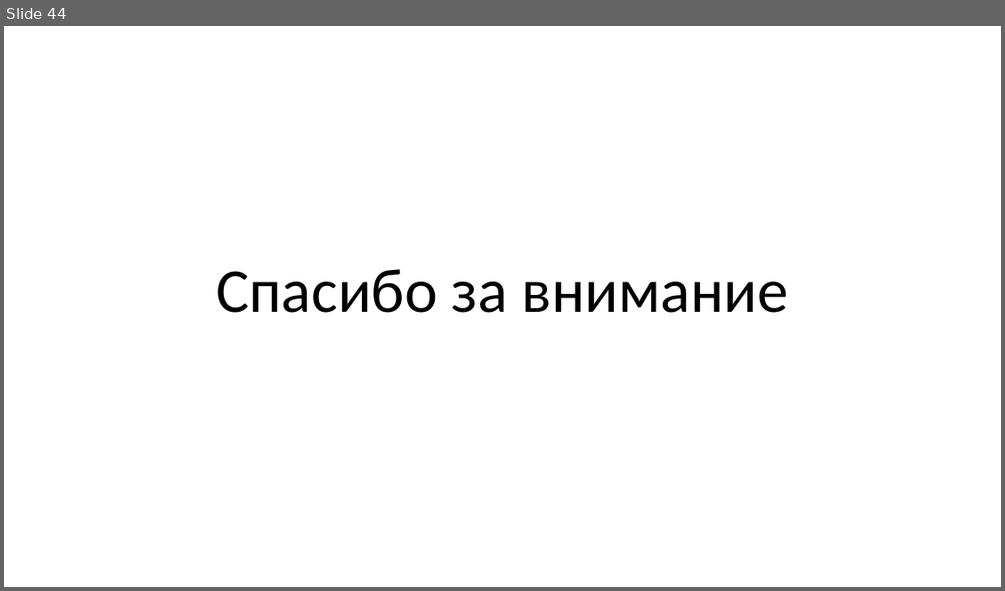
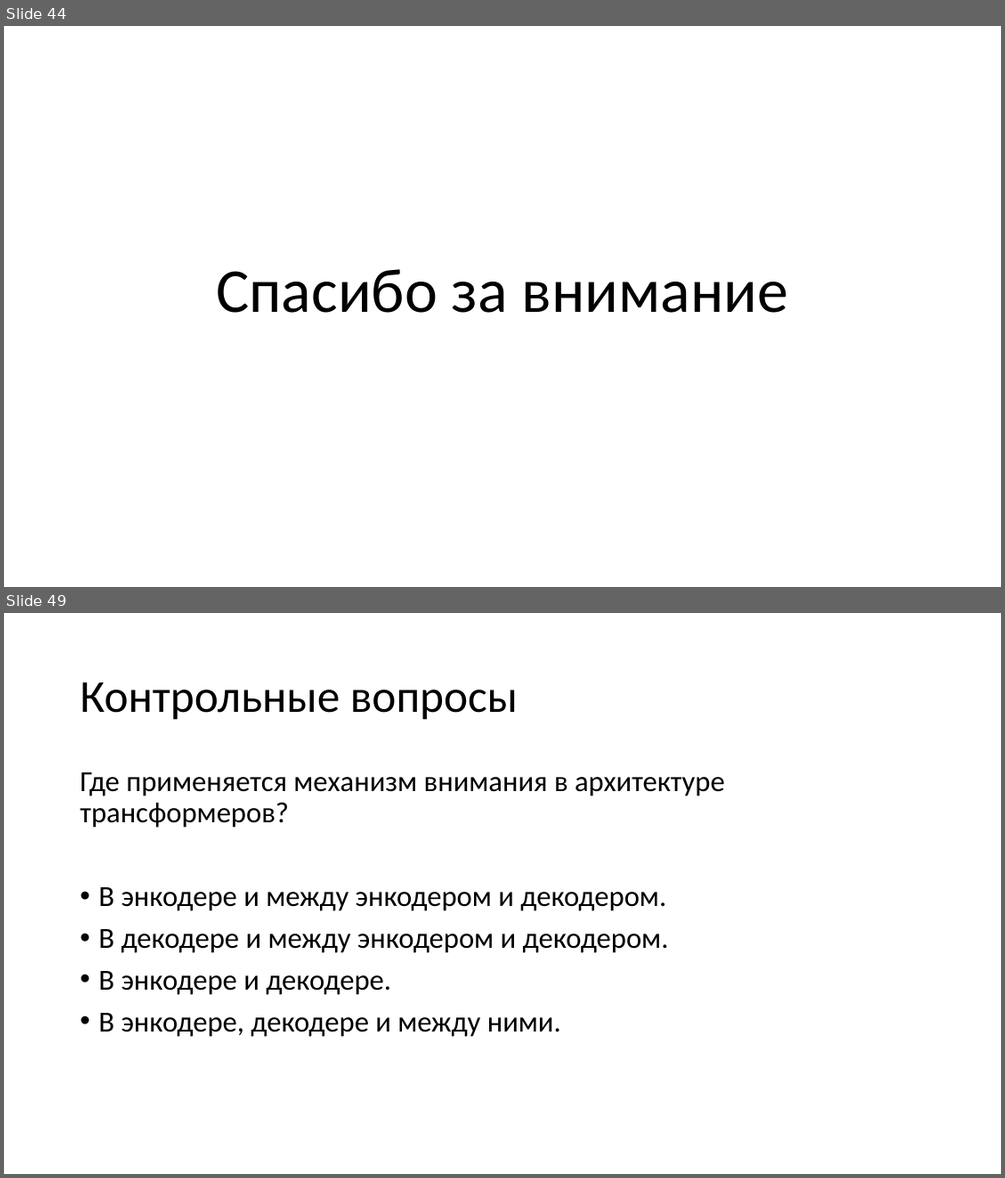
Before and after one commit to mosalov/AI_main_lectures, a slide deck: Лекция 12 21_04_2021.pptx. Shown one above the other, each under a label of ours: slide 44 before the commit, slides 44 and 49 after it; the slides between them are not shown. The pictures are 1005x591 and 1005x1178 pixels, drawn with LibreOffice and Linux fonts; fonts in the diff are those of the drawing. Boxes give left, top, right and bottom in pixels: in the first picture for what was removed or moved away, otherwise in the second. Text is boxed around its words. In the diff, an @@ line names an element or a change of style, - is before the commit and + after.

Commit message:
Добавил вопросы к лекции №12.

```diff
--- a/Лекция 12 21_04_2021.pptx
+++ b/Лекция 12 21_04_2021.pptx
@@ slide 49 added at (4, 613, 1001, 1174), background #FFFFFF @@
@@ title added at (80, 682, 518, 720), 44 pt, text #000000 @@
+Контрольные вопросы
@@ text added at (80, 772, 725, 1037), 28 pt, text #000000 @@
+Где применяется механизм внимания в архитектуре трансформеров?
+• В энкодере и между энкодером и декодером.
+• В декодере и между энкодером и декодером.
+• В энкодере и декодере.
+• В энкодере, декодере и между ними.
```
Also in this commit, not shown: 1 slide changed, 5 other slides added, 2 other files.
